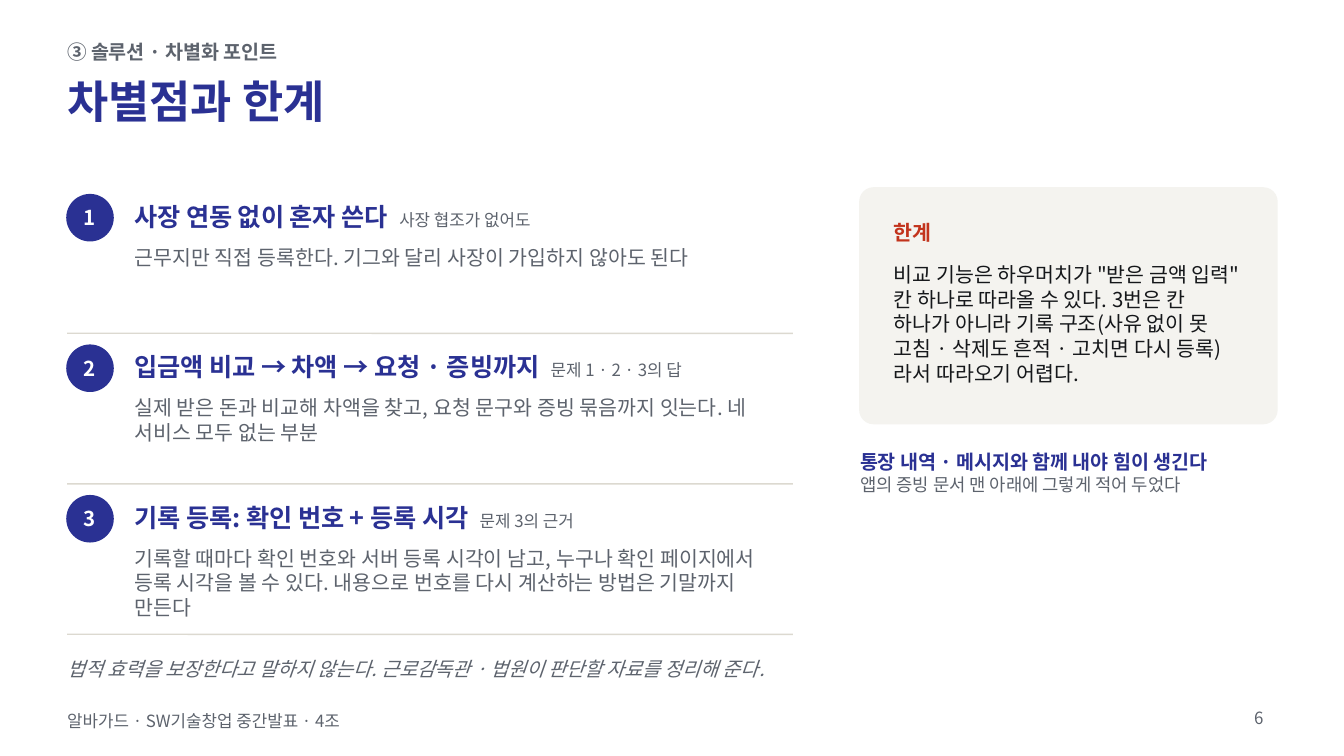
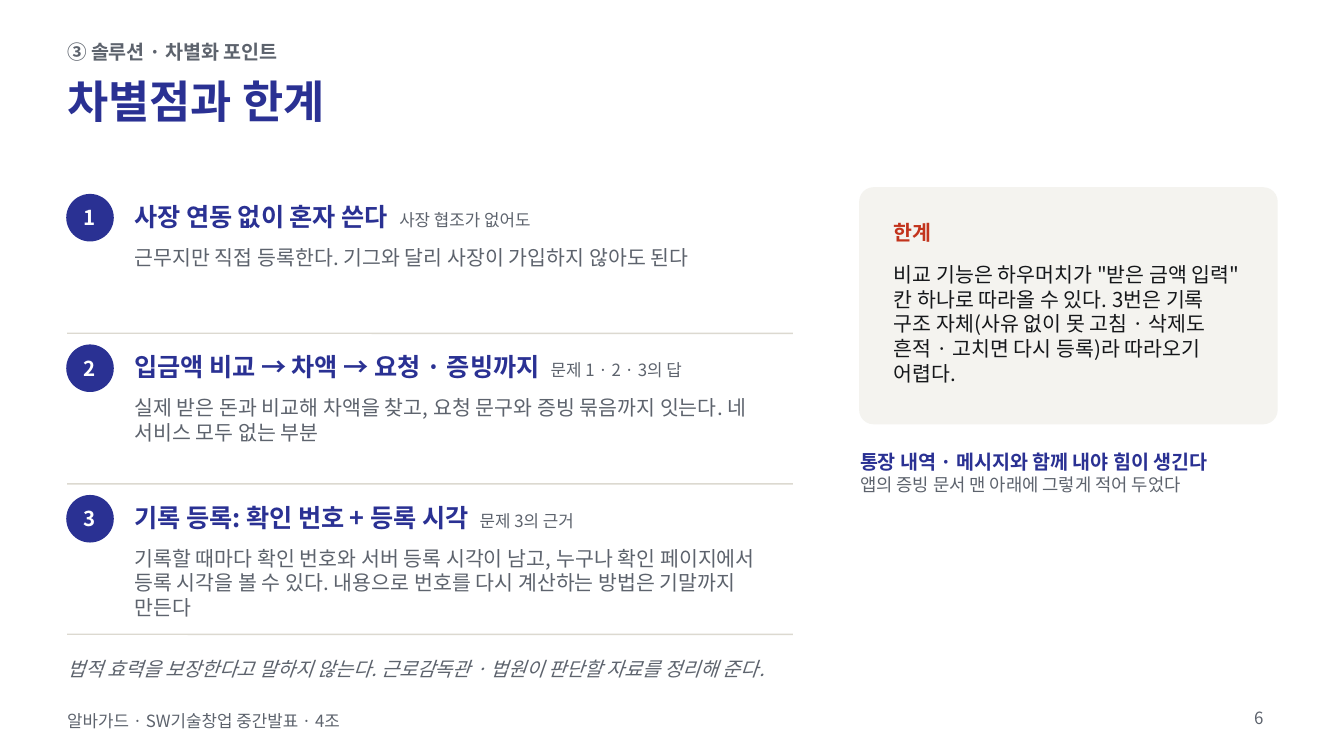
Before and after one commit to jihooni217/albaguard, a slide deck: slide 6 of docs/06_중간발표_PPT.pptx. Drawn at 1344x756 pixels with LibreOffice and Linux fonts; fonts in the diff are those of the drawing. Boxes give left, top, right and bottom in pixels: in the first picture for what was removed or moved away, otherwise in the second. Text is boxed around its words. In the diff, an @@ line names an element or a change of style, - is before the commit and + after.

```diff
--- a/docs/06_중간발표_PPT.pptx
+++ b/docs/06_중간발표_PPT.pptx
@@ text at <box>894,265,1240,383</box>: text changed @@
-비교 기능은 하우머치가 "받은 금액 입력" 칸 하나로 따라올 수 있다. 3번은 칸 하나가 아니라 기록 구조(사유 없이 못 고침 · 삭제도 흔적 · 고치면 다시 등록)라서 따라오기 어렵다.
+비교 기능은 하우머치가 "받은 금액 입력" 칸 하나로 따라올 수 있다. 3번은 기록 구조 자체(사유 없이 못 고침 · 삭제도 흔적 · 고치면 다시 등록)라 따라오기 어렵다.
```
Also in this commit, not shown: 4 other slides changed, 6 other files.
